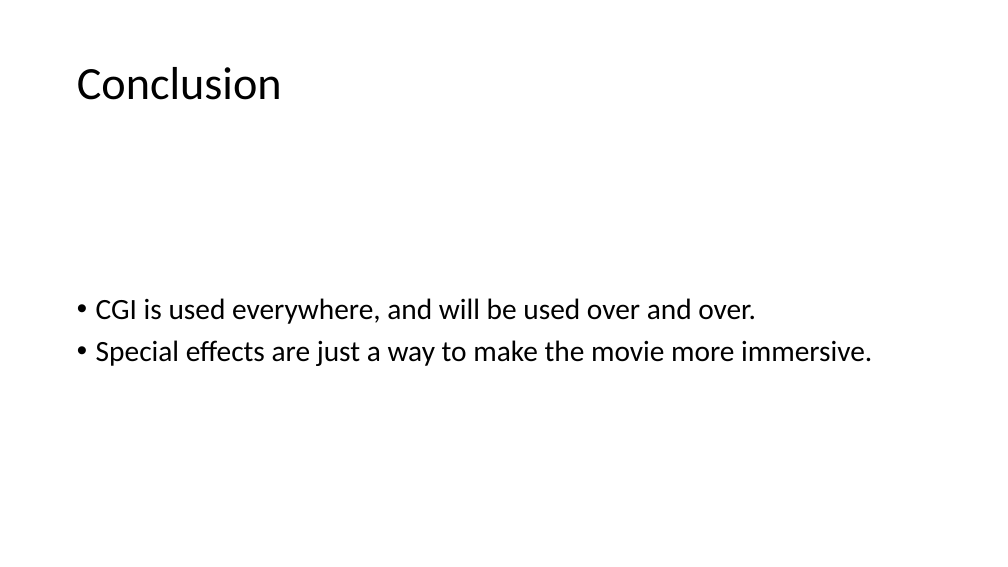
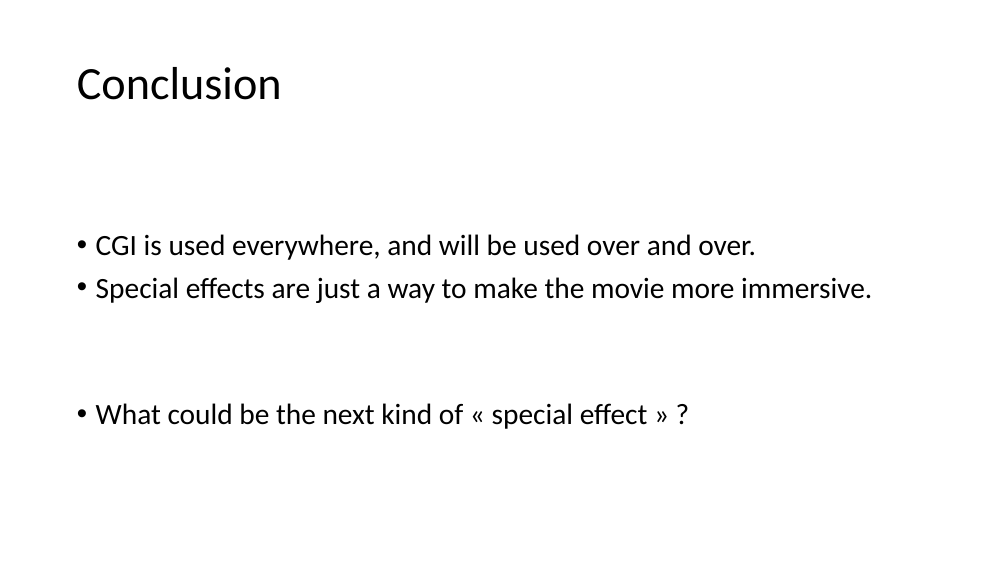
Before and after one commit to Zittoone/l3-info-luminy, a slide deck: slide 11 of Anglais/Special effects in the cinema.pptx. Drawn at 1008x567 pixels with LibreOffice and Linux fonts; fonts in the diff are those of the drawing. Boxes give left, top, right and bottom in pixels: in the first picture for what was removed or moved away, otherwise in the second. Text is boxed around its words. In the diff, an @@ line names an element or a change of style, - is before the commit and + after.

```diff
--- a/Anglais/Special effects in the cinema.pptx
+++ b/Anglais/Special effects in the cinema.pptx
@@ text at box(96, 403, 648, 429): paragraph added @@
+• What could be the next kind of « special effect » ?
```
Also in this commit, not shown: 2 other slides changed, 43 other files.
